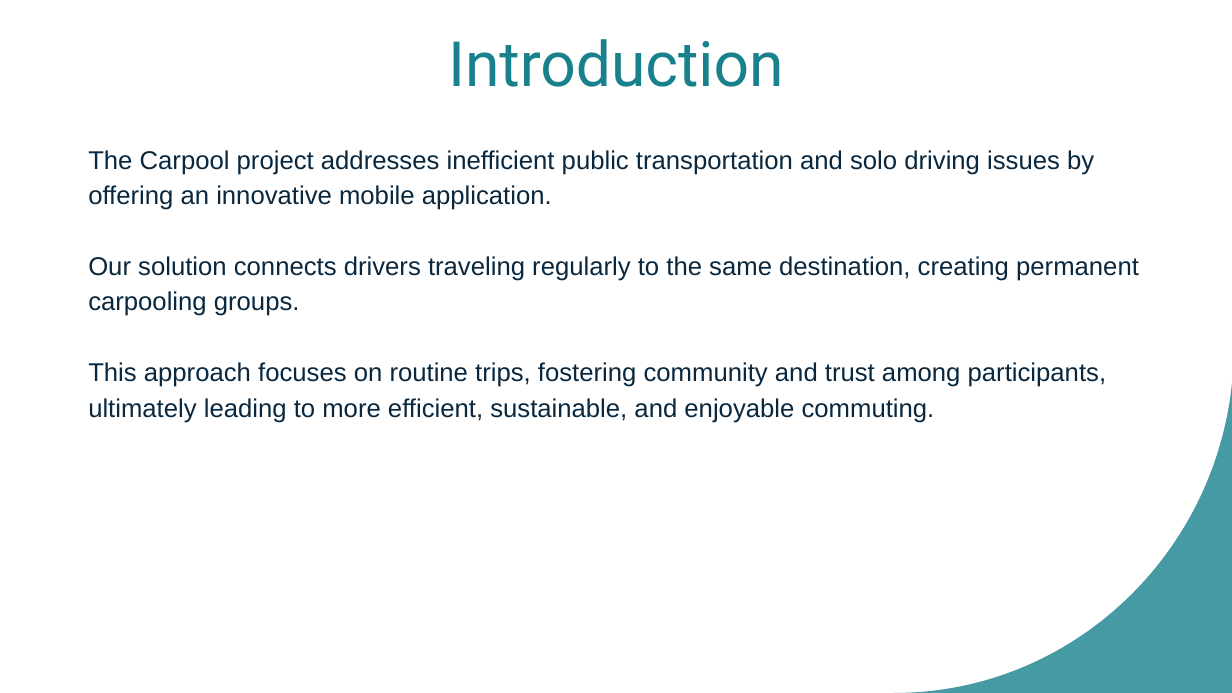
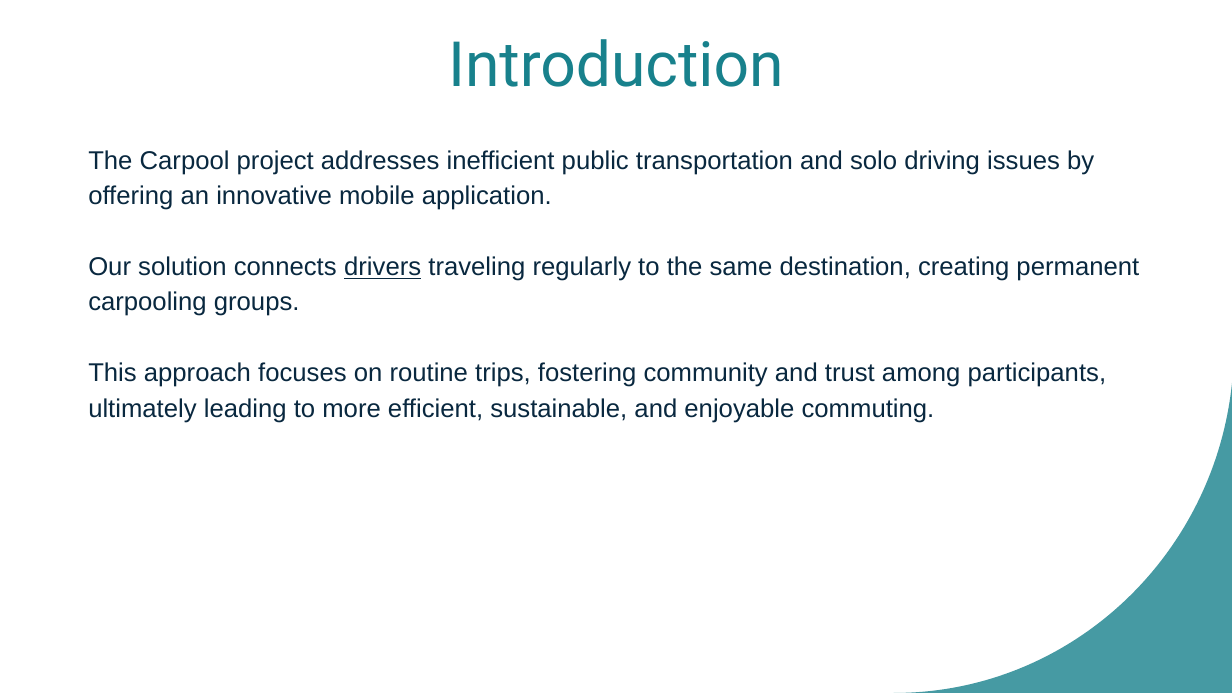
Before and after one commit to benbaruch1/carpool, a slide deck: slide 3 of Capstone Project Phase B - 24-1-D-29.pptx. Drawn at 1232x693 pixels with LibreOffice and Linux fonts; fonts in the diff are those of the drawing. Boxes give left, top, right and bottom in pixels: in the first picture for what was removed or moved away, otherwise in the second. Text is boxed around its words. In the diff, an @@ line names an element or a change of style, - is before the commit and + after.

```diff
--- a/Capstone Project Phase B - 24-1-D-29.pptx
+++ b/Capstone Project Phase B - 24-1-D-29.pptx
@@ text at [88, 256, 1139, 316]: underline on in "drivers" @@
```
